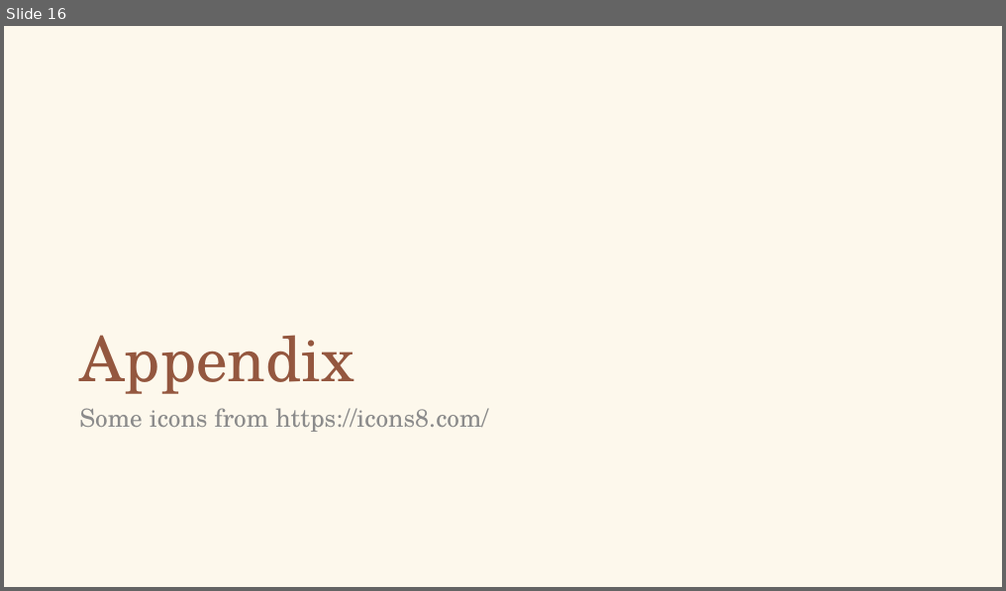
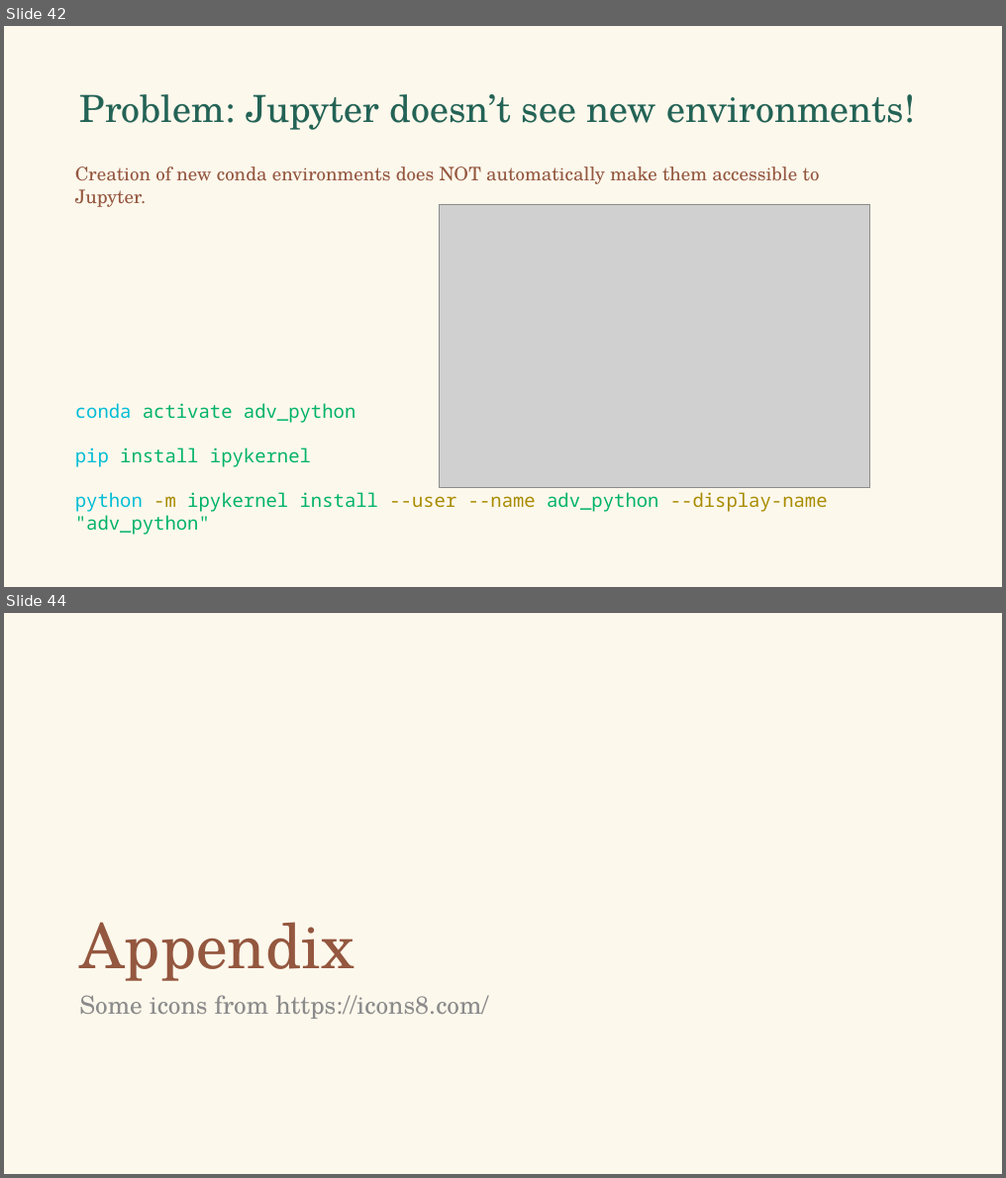
Before and after one commit to falconair/ProgrammingForAnalytics, a slide deck: lectures/080_env_pkg_management/Python environment and package management.pptx. Shown one above the other, each under a label of ours: slide 16 before the commit, slides 42 and 44 after it; the slides between them are not shown. The pictures are 1006x591 and 1006x1178 pixels, drawn with LibreOffice and Linux fonts; fonts in the diff are those of the drawing; grey boxes stand for pictures. Boxes give left, top, right and bottom in pixels: in the first picture for what was removed or moved away, otherwise in the second. Text is boxed around its words. In the diff, an @@ line names an element or a change of style, - is before the commit and + after.

```diff
--- a/lectures/080_env_pkg_management/Python environment and package management.pptx
+++ b/lectures/080_env_pkg_management/Python environment and package management.pptx
@@ slide 42 added at bbox=[4, 26, 1002, 587], background #FDF8EC @@
@@ title added at bbox=[80, 94, 916, 130], 36 pt, text #236356 @@
+Problem: Jupyter doesn’t see new environments!
@@ text added at bbox=[75, 167, 820, 184], 18 pt, text #94573F @@
+Creation of new conda environments does NOT automatically make them accessible to Jupyter.
@@ picture added at bbox=[439, 204, 869, 488] @@
@@ text added at bbox=[75, 403, 828, 535], 18 pt, text #00B368 @@
+conda activate adv_python
+pip install ipykernel
+python -m ipykernel install --user --name adv_python --display-name "adv_python"
@@ what was slide 16 is now slide 44 @@
```
Also in this commit, not shown: 5 slides changed, 29 other slides added.
